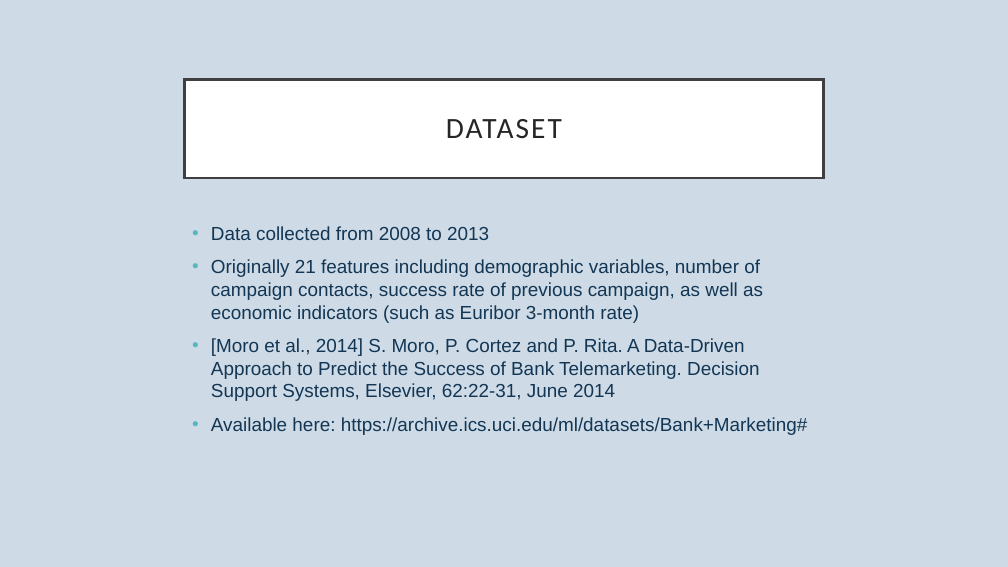
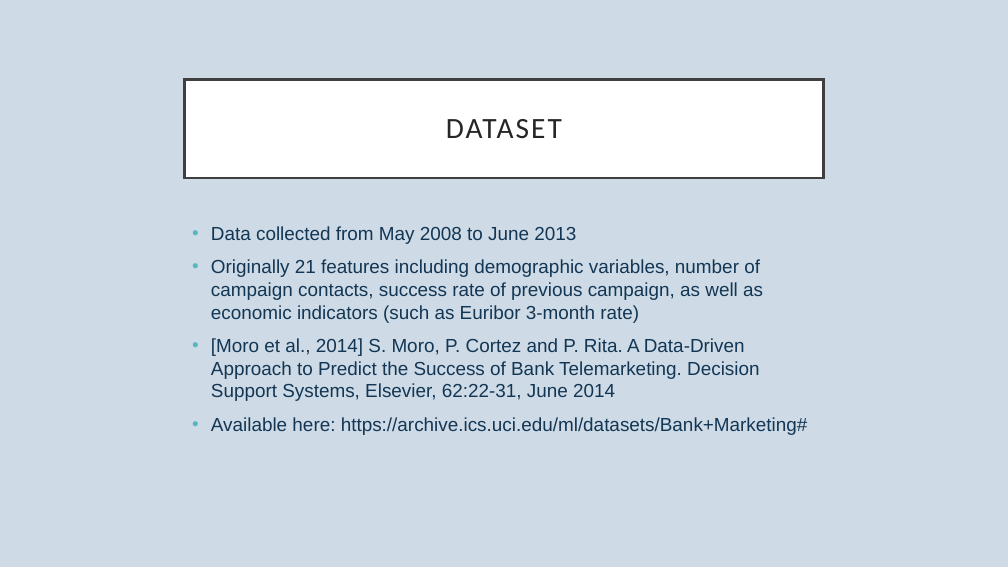
Before and after one commit to dapopov-st/bank-marketing-predicting-term-deposit-subscription, a slide deck: slide 2 of BankMarketing.pptx. Drawn at 1008x567 pixels with LibreOffice and Linux fonts; fonts in the diff are those of the drawing. Boxes give left, top, right and bottom in pixels: in the first picture for what was removed or moved away, otherwise in the second. Text is boxed around its words. In the diff, an @@ line names an element or a change of style, - is before the commit and + after.

```diff
--- a/BankMarketing.pptx
+++ b/BankMarketing.pptx
@@ text at [211, 226, 576, 244]: text changed @@
-• Data collected from 2008 to 2013
+• Data collected from May 2008 to June 2013
```
Also in this commit, not shown: 4 other slides changed, 17 slides added, 1 slide removed, 1 other file.
